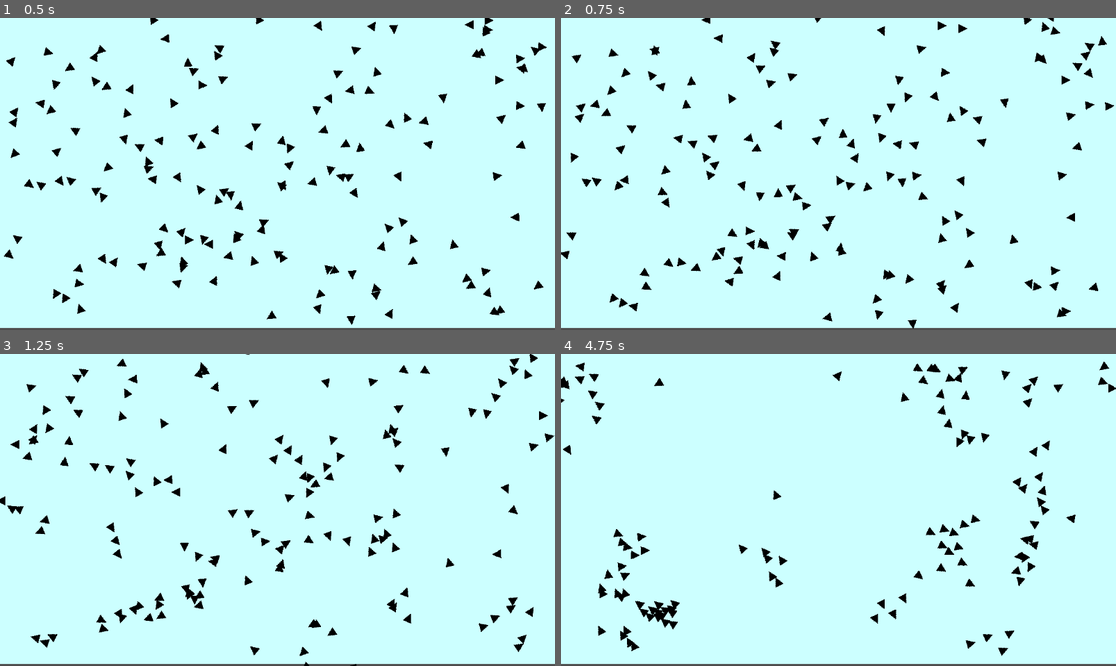
Above: before the commit, frames 1-4 (two rows, left to right).
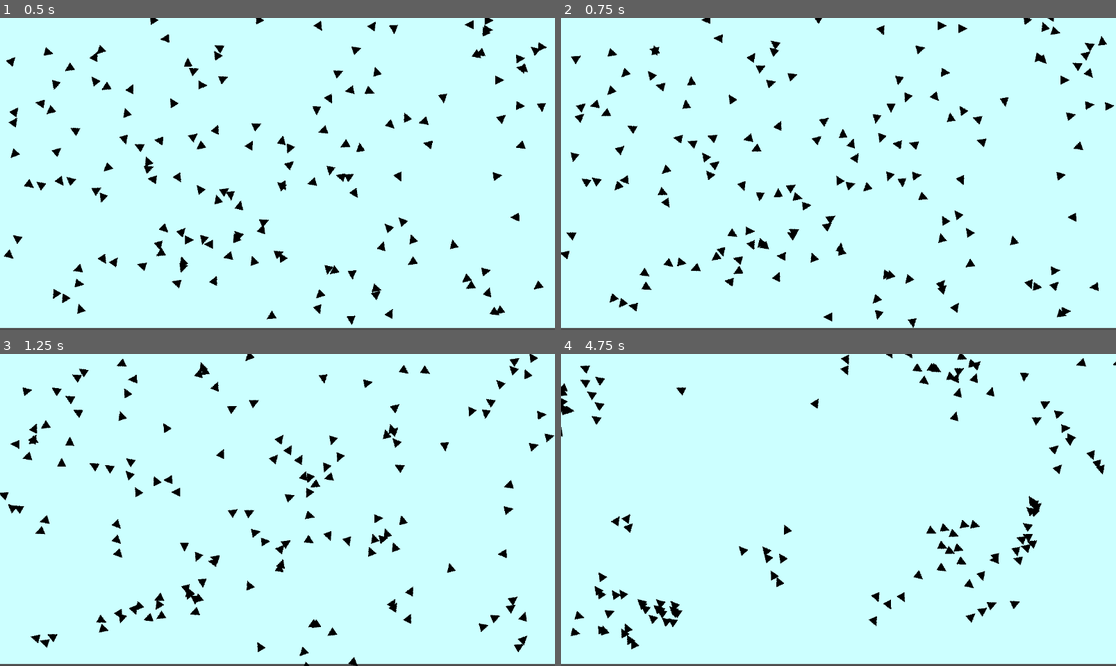
Above: after the commit, the same moments.

Repository: are-dynamic-2025-g6/boids
Game: Godot game, scene res://Scenes/main.tscn
Two runs of this game, one before a commit and one after it. Both use one fixed random seed, a clock stepped at 60 frames per second and the inputs below.
Inputs:
- Up to frame 1 (0.5 s): no input
- Up to frame 2 (0.75 s): tap Enter (ui_accept) at 0.5 s; tap Space (print) at 0.6 s
- Up to frame 3 (1.25 s): tap Enter (ui_accept) at 0.77 s
- Up to frame 4 (4.75 s): tap Space (print) every 0.75 s from 1.35 to 4.35 s; tap Enter (ui_accept) at 1.52, 3.02, 3.77, 4.52 s

Frame 1 is identical in both runs. In frame 2, 0.4% of the frame differs, in the area x 1-97%, y 0-100%; in frame 3, 1.5%; in frame 4, 4.1%, in the area x 0-100%, y 0-97%.

Commit message:
refactor & clean

Diff:
--- a/Scripts/oizo.gd
+++ b/Scripts/oizo.gd
@@ -2,7 +2,7 @@
 #Next session : Bordures
 #Afficher les cercles de visions
 #Constantes experimentales
-#faire en sorte que le tout soit centrer quand ouvre grand fenetre
+#faire en sorte que le tout soit centrer quand ouvre grand fenetre -> pas important puisque dans la page ce sera petit
 
 const VISION_SEPARATION = 30 #plus on augmente ca moins ils ce rentrent dedans
 const VISION_ALIGNEMENT = 50
@@ -27,17 +27,13 @@
 func _ready() -> void:
 	refresh_rate.connect("timeout",boids)
 	#Definir une velocité de depart aleatoire
-	curr_velo = Vector2(randi_range(-2000,2000),randi_range(-2000, 2000)) #ATTENTION pour visualiser le bug, mettre a (1, 1)
-	#animated_sprite_2d.play("blue1")
+	curr_velo = Vector2(randi_range(-2000,2000),randi_range(-2000, 2000))
 
 func _physics_process(delta: float):
-	#velocity.x = 200 * delta #mouvement basique de gauche a droite,qui sera remplacé par la ligne d'en dessous
 	velocity = curr_velo * delta   #Curr_velo sera notre vecteur direction a modifier
 	rotation = velocity.angle() + PI/2
 
-	#print(velocity) #ATTENTION, je crois le probleme viens d'ici, on peut voir que la vélocité
-	#ne change pas avec ce print, meme avec l'influence des trois fonctions, je pense que la fonction boids()
-	#n'est genre appeler que une fois, ou pas appeler asser vite, ENFT je sais pas pk la velocité ne change pas bref.
+	#print(velocity) #debug
 	if Input.is_action_just_pressed("ui_accept"):
 		cage = main.cage
 		launched = true
@@ -48,7 +44,7 @@
 #Fonctions a coder de Boids :
 
 func boids():
-	normaliseur = 1 #je crois pas besoin de normaliseur vu que vitesse min et max, a voir.
+	normaliseur = 1
 	dico_distances = main.dico_distances
 	if launched :
 		#coherence()
@@ -58,19 +54,17 @@
 		normaliseur = normaliseur + 1 if separation() else normaliseur
 		normaliseur = normaliseur + 1 if alignement() else normaliseur
 
-		#Calcule de vitesse
+		#Calcul de vitesse
 		var speed = sqrt(curr_velo.x**2 + curr_velo.y**2)
 		if speed > MAX_SPEED:
 			curr_velo = Vector2((curr_velo.x/speed)*MAX_SPEED, (curr_velo.y/speed)*MAX_SPEED)
 		if speed < MIN_SPEED:
 			curr_velo = Vector2((curr_velo.x/speed)*MIN_SPEED, (curr_velo.y/speed)*MIN_SPEED)
 		if normaliseur < 3 :
-			curr_velo  = curr_velo / 4
+			curr_velo  = curr_velo / 6
 		else :
 			curr_velo  = curr_velo /(normaliseur * 0.7)
 		#curr_velo += Vector2(randf_range(-700,700),randf_range(-700,700)) #wiggle
-		#tentative reste dans écrans
-		#les valeurs correspoindent a peux pres a la taille de l'écran, mais à adapter
 		#petit probleme ils tournent tous dans le meme sens = relou
 		#stay_in_screen_inv()
 		stay_in_screen_turn()
